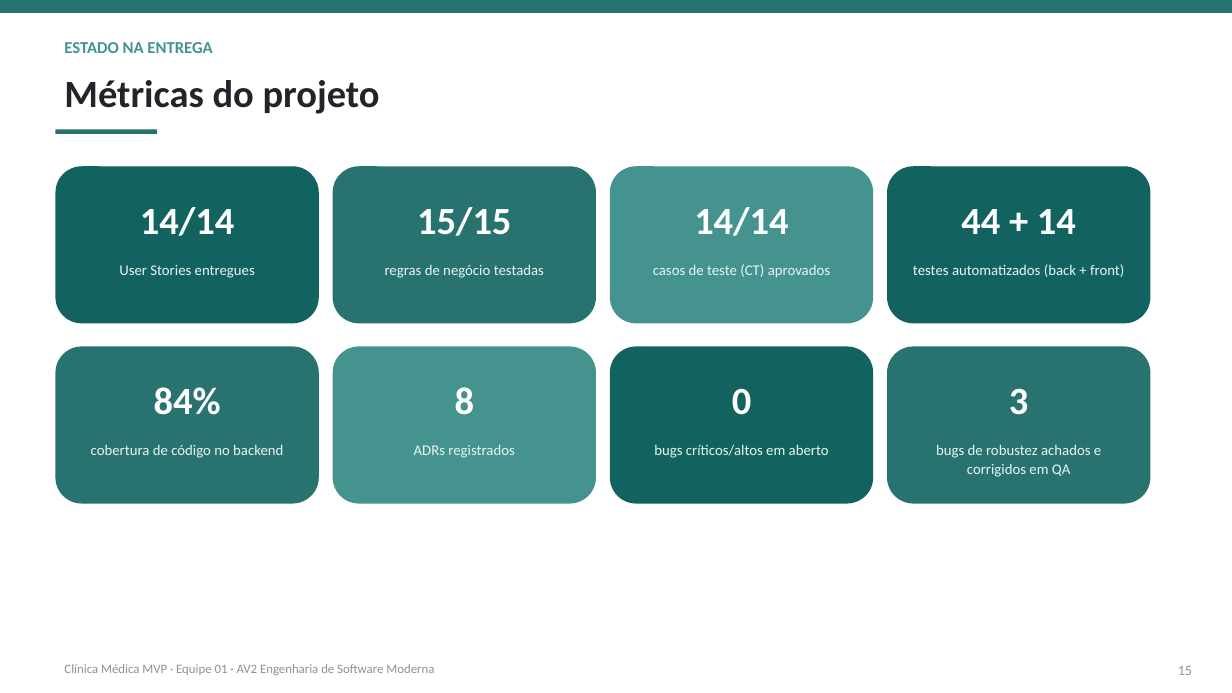
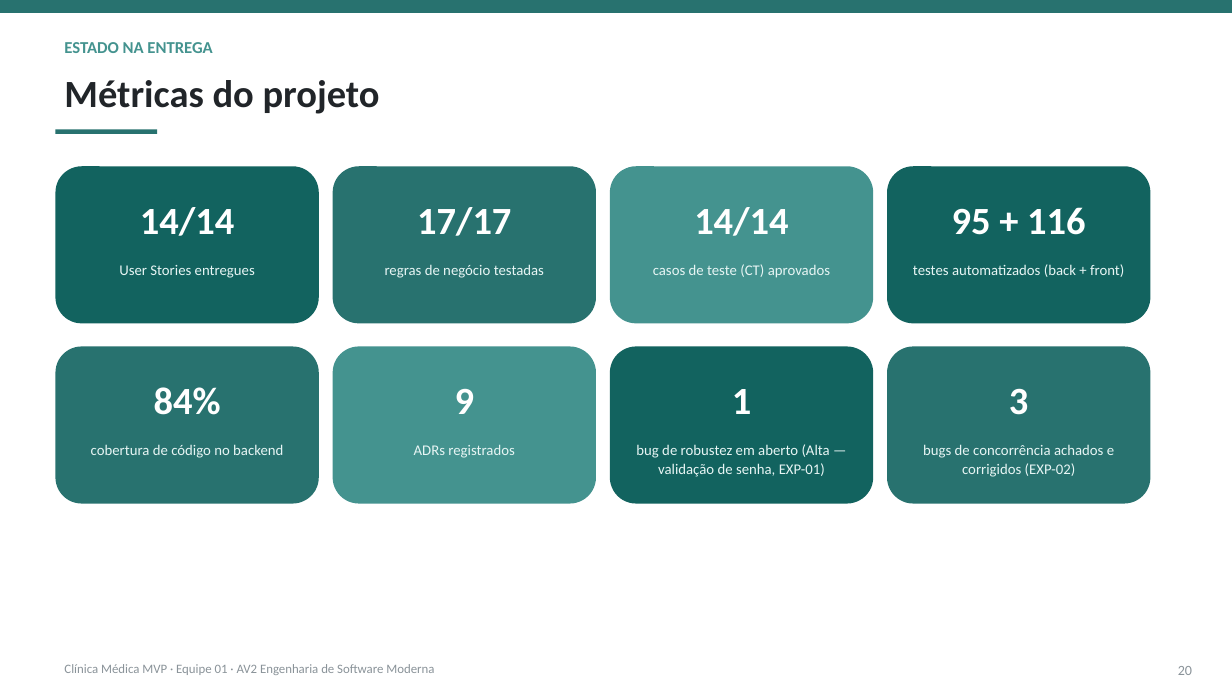
Before and after one commit to jacksoncassemiro/av2-grupo-1-engenharia-software-moderna-oxetech-academy, a slide deck: slide 20 of docs/apresentacao/apresentacao-final-av2-equipe01.pptx (slide 15 before the commit). Drawn at 1232x693 pixels with LibreOffice and Linux fonts; fonts in the diff are those of the drawing. Boxes give left, top, right and bottom in pixels: in the first picture for what was removed or moved away, otherwise in the second. Text is boxed around its words. In the diff, an @@ line names an element or a change of style, - is before the commit and + after.

```diff
--- a/docs/apresentacao/apresentacao-final-av2-equipe01.pptx
+++ b/docs/apresentacao/apresentacao-final-av2-equipe01.pptx
@@ text at [417, 207, 511, 236]: text changed @@
-15/15
+17/17
@@ text at [952, 207, 1085, 235]: text changed @@
-44 + 14
+95 + 116
@@ text at [455, 389, 474, 414]: text changed @@
-8
+9
@@ text at [732, 389, 751, 414]: text changed @@
-0
+1
@@ text at [636, 444, 830, 477]: text changed @@
-bugs críticos/altos em aberto
+bug de robustez em aberto (Alta — validação de senha, EXP-01)
@@ text at [923, 444, 1114, 477]: text changed @@
-bugs de robustez achados e corrigidos em QA
+bugs de concorrência achados e corrigidos (EXP-02)
@@ text at [1178, 666, 1192, 675]: text changed @@
-15
+20
```
Also in this commit, not shown: 12 other slides changed, 7 slides added, 2 slides removed, 1 other file.
